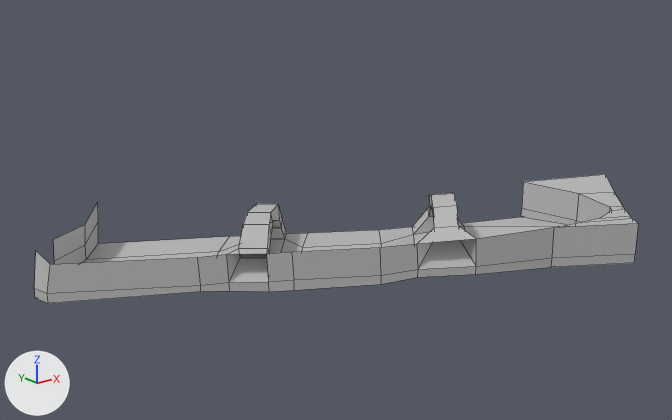
The FBX model Assets/Terrain/terrain_W2A3.fbx: old version first, new version second.
Before and after are seen from a 50 mm lens placed at (-531.0, -1067.0, 185.0), pointed at (-294.0, -771.0, 67.0). The lights are fixed; the arrows at lower left show +X, +Y and +Z. Mesh edges are drawn as thin lines. Where no turn or scale is listed for an object, it has been applied to the vertices.

The first picture shows 'W2A3_mesh'.
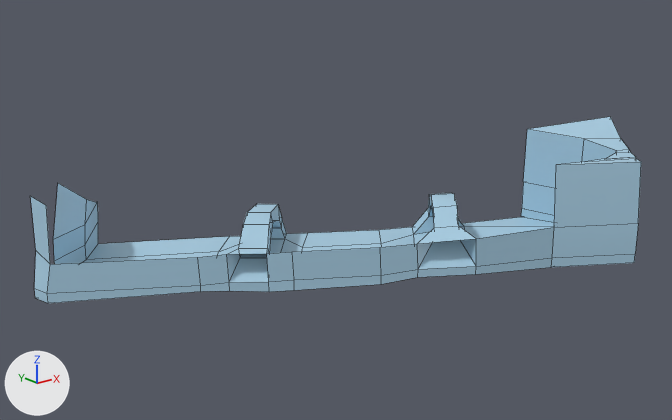
The change, as a diff of the scene's bpy script:
```diff
--- a/Assets/Terrain/terrain_W2A3.fbx.py
+++ b/Assets/Terrain/terrain_W2A3.fbx.py
@@ mat_w2_shade @@
+mat_w2_shade = principled_material('W2_shade')
+mat_w2_shade.base_color = (0.4, 0.625, 0.784)  # blue #aacfe5
@@ me_mesh @@
 # used by ob_w2a3_mesh; location = (-391.7, -739.6, 42.2)
 # verts and faces of me_mesh; kept vertices keep their numbers, new ones are numbered from 162
 # before: 15 (-6.0, 21.0, 20.0) at pixel (53, 239), 16 (11.0, 29.0, 20.0) at pixel (85, 224), 17 (27.0, 51.0, 22.0) at pixel (97, 201), 23 (-16.0, 14.0, 19.0) at pixel (35, 250), 24 (-16.0, 1.0, 17.0) at pixel (50, 264)
-me_mesh.from_pydata(...)  # 162 vertices, 150 faces; spans x -19.0..228.0, y -122.0..51.0, z 0.0..31.0
+me_mesh.from_pydata(...)  # 183 vertices, 169 faces; spans x -19.0..228.0, y -122.0..51.0, z 0.0..55.0
+# me_mesh part 1
+verts[178] = (-16.0, 14.0, 41.0)  # pixel (30, 195)
+verts[179] = (-15.0, 3.0, 40.0)  # pixel (46, 205)
+verts[180] = (-2.0, 21.0, 43.0)  # pixel (57, 182)
+verts[181] = (13.0, 30.0, 31.0)  # pixel (86, 199)
+verts[182] = (26.0, 50.0, 22.0)  # pixel (96, 202)
+faces += [(23, 178, 179, 24), (15, 16, 181, 180), (16, 17, 182, 181)]
+# me_mesh part 2
+# 6 faces are deleted
+# 16 vertices are added at x 154.0..228.0, y -120.0..-56.0, z 49.0..55.0
+# 22 new faces join them
+# me_mesh part 3: 144 faces spanning x -19.0..228.0, y -122.0..51.0, z 0.0..31.0 switch from mat_lambert1 (grey #bcbcbc) to mat_w2_shade (blue #aacfe5)
```

Boxes [x1, y1, x2, y2] around the edits, measured in the pictures (672 x 420 px):
'W2A3_mesh', reshaped (44% taller): before [34, 174, 638, 303]; after [30, 117, 641, 303]
part 1 of me_mesh, added (blue): after [30, 183, 97, 263]
part 2 of me_mesh, built on: before [525, 174, 637, 227]; after [523, 117, 641, 227]
part 3 of me_mesh, recoloured (grey to blue): [34, 182, 638, 303] in both
